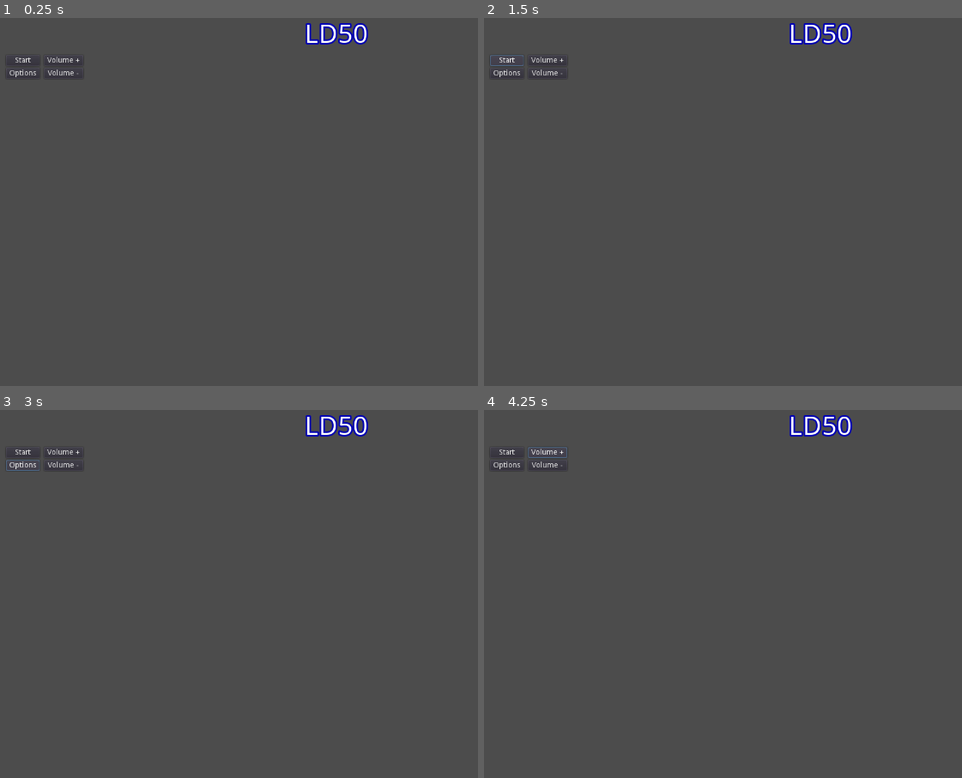
Above: before the commit, frames 1-4 (two rows, left to right).
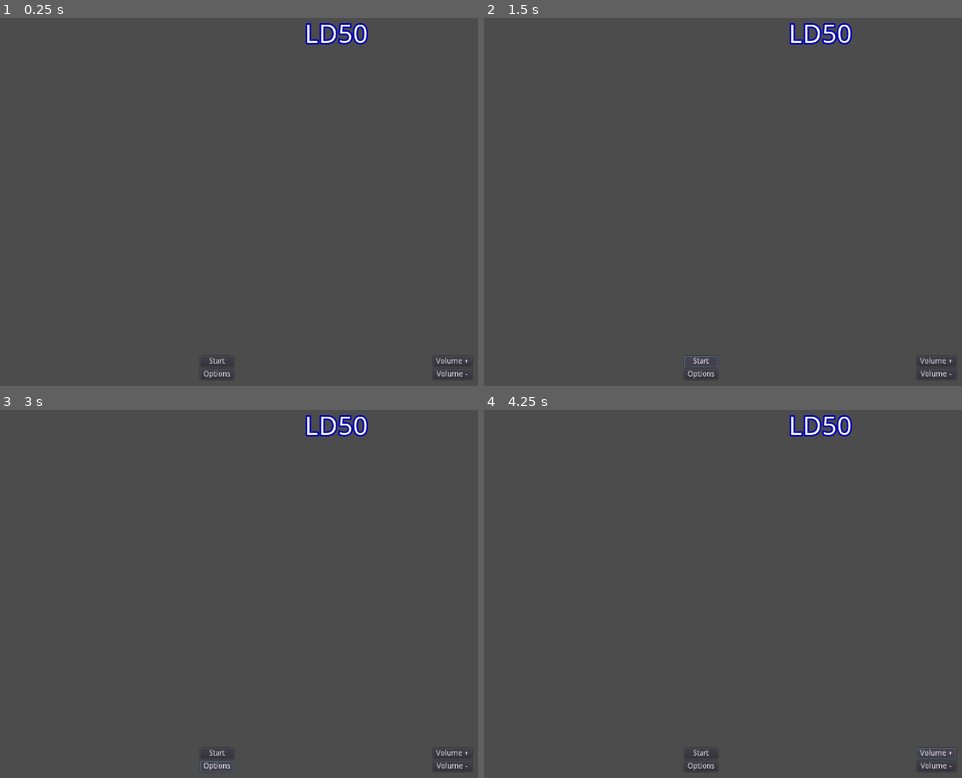
Above: after the commit, the same moments.

Repository: alpacanumerals/LD50
Game: Godot game, scene res://TitleScreen.tscn
Two runs of this game, one before a commit and one after it. Both use one fixed random seed, a clock stepped at 60 frames per second and the inputs below.
Inputs:
- Up to frame 1 (0.25 s): no input
- Up to frame 2 (1.5 s): click "Start" at 0.5 s; click "Start" at 1.25 s
- Up to frame 3 (3 s): click "Start" at 2 s; click "Options" at 2.75 s
- Up to frame 4 (4.25 s): click "Volume +" at 3.5 s

The runs differ from the first frame. In frame 1, 0.4% of the frame differs, in the area x 1-99%, y 10-99%; in frame 2, 0.4%; in frame 3, 0.4%; in frame 4, 0.4%.

Commit message:
size flags

Diff:
--- a/TitleScreen.tscn
+++ b/TitleScreen.tscn
@@ -27,19 +27,22 @@
 [node name="TextureRect" type="TextureRect" parent="VBoxContainer"]
 margin_top = 71.0
 margin_right = 1240.0
-margin_bottom = 71.0
+margin_bottom = 632.0
+size_flags_vertical = 3
 
 [node name="HBoxContainer" type="HBoxContainer" parent="VBoxContainer"]
-margin_top = 75.0
+margin_top = 636.0
 margin_right = 1240.0
-margin_bottom = 119.0
+margin_bottom = 680.0
 
 [node name="VBoxContainer" type="VBoxContainer" parent="VBoxContainer/HBoxContainer"]
+margin_right = 362.0
 margin_bottom = 44.0
+size_flags_horizontal = 3
 
 [node name="VBoxContainer2" type="VBoxContainer" parent="VBoxContainer/HBoxContainer"]
-margin_left = 4.0
-margin_right = 67.0
+margin_left = 366.0
+margin_right = 429.0
 margin_bottom = 44.0
 
 [node name="StartButton" type="Button" parent="VBoxContainer/HBoxContainer/VBoxContainer2"]
@@ -54,13 +57,14 @@
 text = "Options"
 
 [node name="VBoxContainer3" type="VBoxContainer" parent="VBoxContainer/HBoxContainer"]
-margin_left = 71.0
-margin_right = 434.0
+margin_left = 433.0
+margin_right = 796.0
 margin_bottom = 44.0
+size_flags_horizontal = 3
 
 [node name="VBoxContainer4" type="VBoxContainer" parent="VBoxContainer/HBoxContainer"]
-margin_left = 75.0
-margin_right = 148.0
+margin_left = 800.0
+margin_right = 873.0
 margin_bottom = 44.0
 
 [node name="VolumeUp" type="Button" parent="VBoxContainer/HBoxContainer/VBoxContainer4"]
@@ -76,9 +80,10 @@
 text = "Volume -"
 
 [node name="VBoxContainer5" type="VBoxContainer" parent="VBoxContainer/HBoxContainer"]
-margin_left = 152.0
-margin_right = 152.0
+margin_left = 877.0
+margin_right = 1240.0
 margin_bottom = 44.0
+size_flags_horizontal = 3
 
 [connection signal="pressed" from="VBoxContainer/HBoxContainer/VBoxContainer4/VolumeUp" to="." method="_on_VolumeUp_pressed"]
 [connection signal="pressed" from="VBoxContainer/HBoxContainer/VBoxContainer4/VolumeDown" to="." method="_on_VolumeDown_pressed"]
